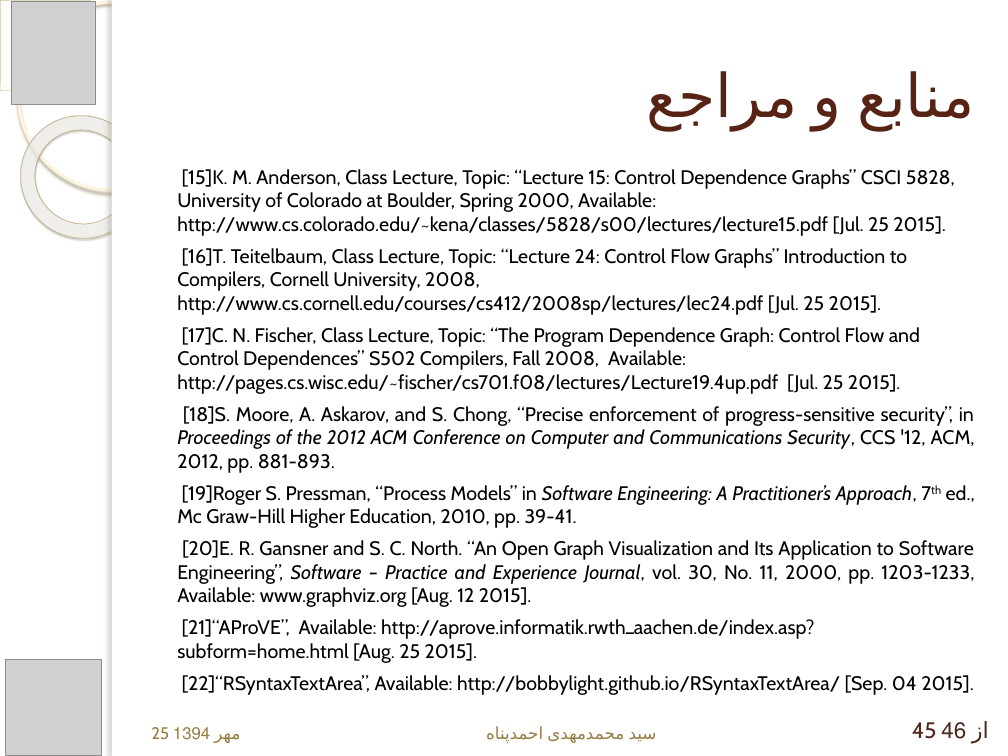
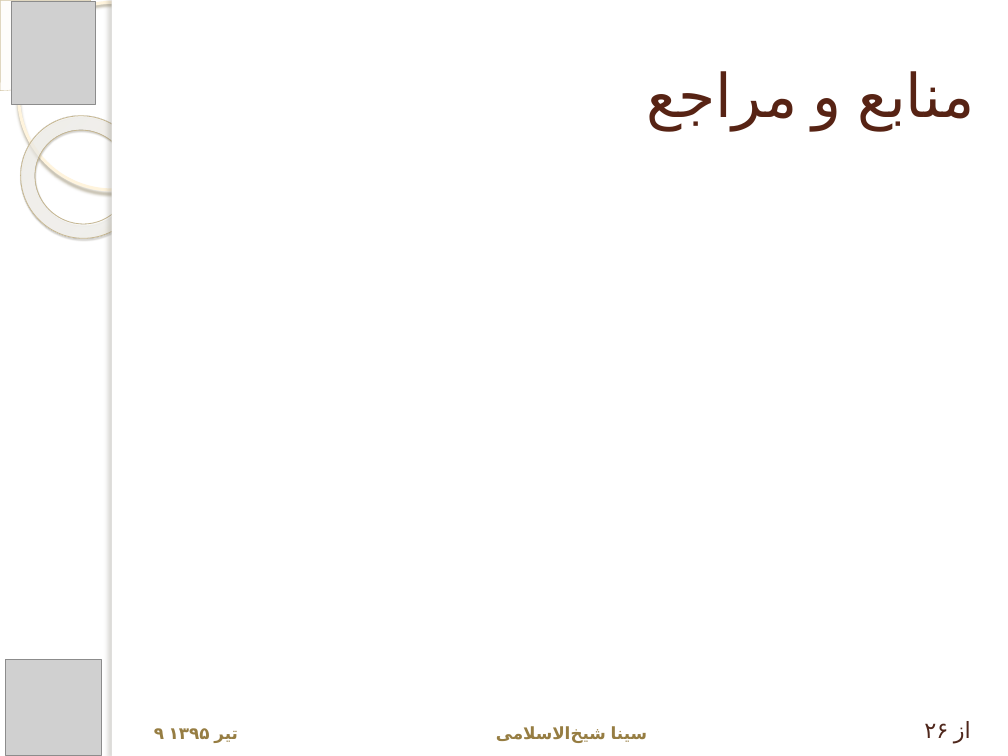
Before and after one commit to ssheikholeslami/undergradthesis-report-farsi, a slide deck: slide 28 of Presentation.pptx (slide 19 before the commit). Drawn at 1008x756 pixels with LibreOffice and Linux fonts; fonts in the diff are those of the drawing; grey boxes stand for pictures; background and template pictures are left out. Boxes give left, top, right and bottom in pixels: in the first picture for what was removed or moved away, otherwise in the second. Text is boxed around its words. In the diff, an @@ line names an element or a change of style, - is before the commit and + after.

```diff
--- a/Presentation.pptx
+++ b/Presentation.pptx
@@ text removed at [177, 169, 975, 695] @@
-[15]K. M. Anderson, Class Lecture, Topic: “Lecture 15: Control Dependence Graphs” CSCI 5828, University of Colorado at Boulder, Spring 2000, Available: http://www.cs.colorado.edu/~kena/classes/5828/s00/lectures/lecture15.pdf [Jul. 25 2015].
-[16]T. Teitelbaum, Class Lecture, Topic: “Lecture 24: Control Flow Graphs” Introduction to Compilers, Cornell University, 2008, http://www.cs.cornell.edu/courses/cs412/2008sp/lectures/lec24.pdf [Jul. 25 2015].
-[17]C. N. Fischer, Class Lecture, Topic: “The Program Dependence Graph: Control Flow and Control Dependences” S502 Compilers, Fall 2008, Available: http://pages.cs.wisc.edu/~fischer/cs701.f08/lectures/Lecture19.4up.pdf [Jul. 25 2015].
-[18]S. Moore, A. Askarov, and S. Chong, “Precise enforcement of progress-sensitive security”, in Proceedings of the 2012 ACM Conference on Computer and Communications Security, CCS '12, ACM, 2012, pp. 881-893.
-[19]Roger S. Pressman, “Process Models” in Software Engineering: A Practitioner’s Approach, 7th ed., Mc Graw-Hill Higher Education, 2010, pp. 39-41.
-[20]E. R. Gansner and S. C. North. “An Open Graph Visualization and Its Application to Software Engineering”, Software – Practice and Experience Journal, vol. 30, No. 11, 2000, pp. 1203-1233, Available: www.graphviz.org [Aug. 12 2015].
-[21]“AProVE”, Available: http://aprove.informatik.rwthـaachen.de/index.asp?subform=home.html [Aug. 25 2015].
-[22]“RSyntaxTextArea”, Available: http://bobbylight.github.io/RSyntaxTextArea/ [Sep. 04 2015].
@@ text at [154, 728, 238, 743]: text changed; bold on @@
-25 مهر 1394
+۹ تیر ۱۳۹۵
@@ text at [611, 726, 647, 742]: text changed; bold on @@
-سید محمدمهدی احمدپناه
+سینا شیخ‌الاسلامی
@@ text at [924, 721, 971, 743]: text changed @@
-45 از 46
+۲۶ از
```
Also in this commit, not shown: 2 other slides changed, 9 slides added, 2 other files.
